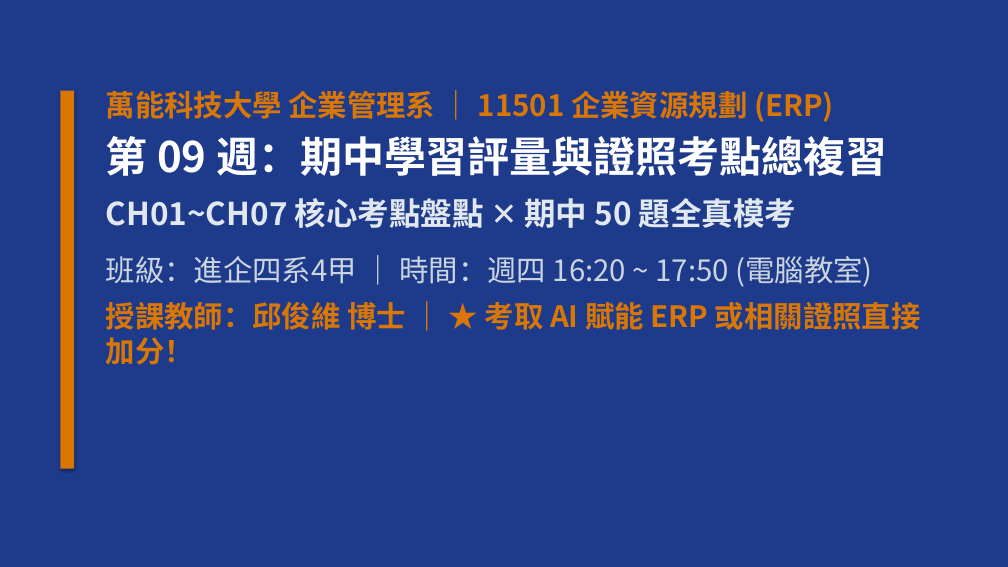
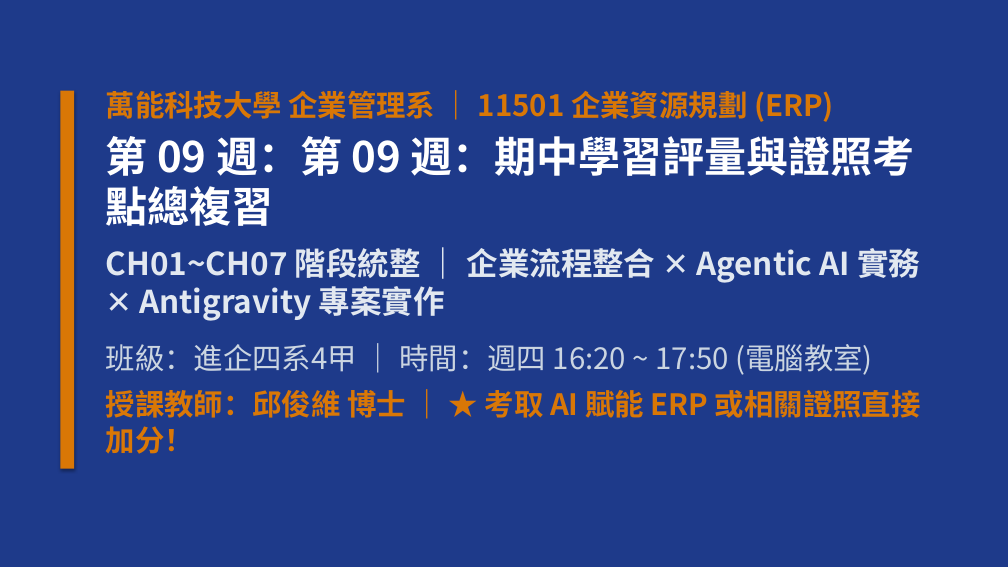
Before and after one commit to h12s12bs/vnu-enterprise-resource-planning, a slide deck: slide 1 of 01_每週教學簡報_PPT/ERP_第09週_期中學習評量與證照考點總複習.pptx. Drawn at 1008x567 pixels with LibreOffice and Linux fonts; fonts in the diff are those of the drawing. Boxes give left, top, right and bottom in pixels: in the first picture for what was removed or moved away, otherwise in the second. Text is boxed around its words. In the diff, an @@ line names an element or a change of style, - is before the commit and + after.

Commit message:
feat(slides): 全面擴充 18 週簡報至每週 50+ 頁(共 943 頁)，第一週深化 GitHub 與 Antigravity 安裝註冊新手圖解實戰

```diff
--- a/01_每週教學簡報_PPT/ERP_第09週_期中學習評量與證照考點總複習.pptx
+++ b/01_每週教學簡報_PPT/ERP_第09週_期中學習評量與證照考點總複習.pptx
@@ text at <box>106,136,920,321</box>: text changed @@
-第 09 週：期中學習評量與證照考點總複習
-CH01~CH07 核心考點盤點 ✕ 期中 50 題全真模考
+第 09 週：第 09 週：期中學習評量與證照考點總複習
+CH01~CH07 階段統整 ｜ 企業流程整合 ✕ Agentic AI 實務 ✕ Antigravity 專案實作
```
Also in this commit, not shown: 2 other slides changed, 49 slides added, 2 slides removed, 22 other files.
